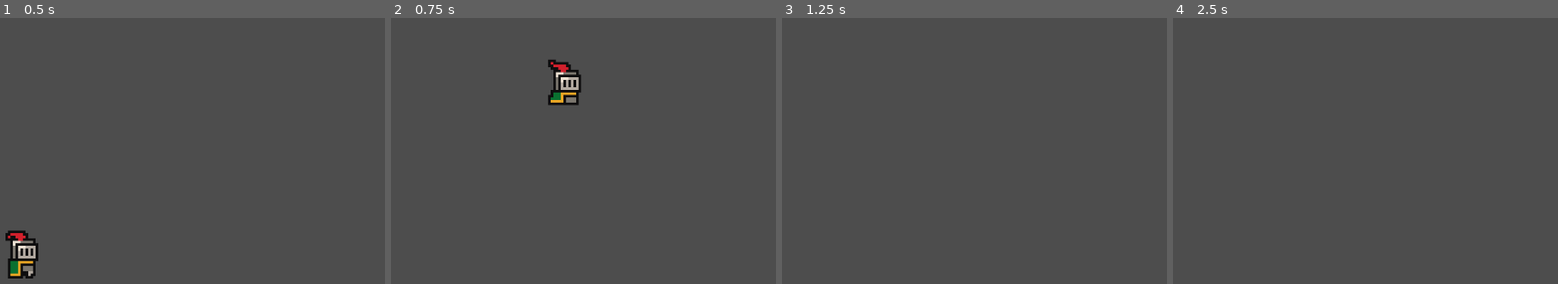
Above: before the commit, frames 1-4 (left to right).
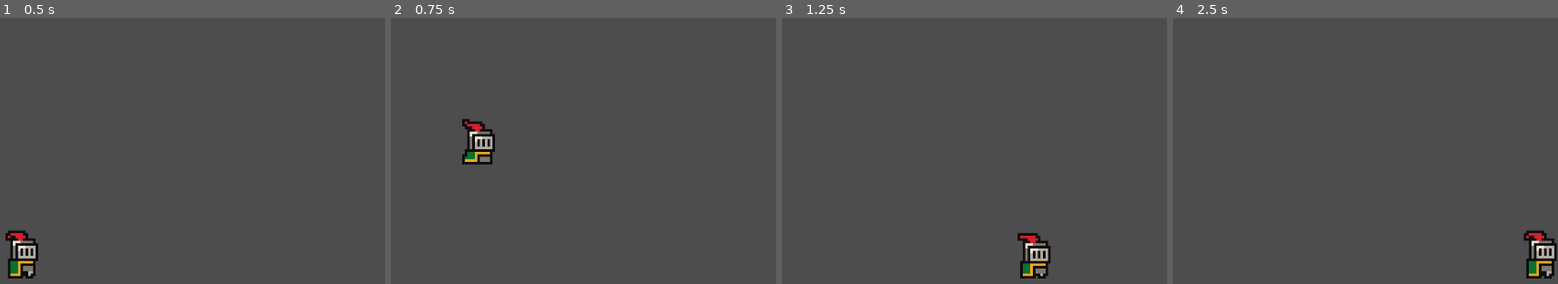
Above: after the commit, the same moments.

Repository: natanlomakin/Godot-breckeys-game-tutorial
Game: Godot game, scene res://scenes/game.tscn
The game is run twice, just before and just after one commit, with the same random seed, the same clock (stepped at 60 frames per second) and the same inputs.
Inputs:
- Up to frame 1 (0.5 s): no input
- Up to frame 2 (0.75 s): tap Enter (ui_accept) at 0.5 s; hold Right (ui_right) from 0.53 s (still down)
- Up to frame 3 (1.25 s): keep holding Right (ui_right); tap Enter (ui_accept) at 0.77 s
- Up to frame 4 (2.5 s): tap Enter (ui_accept) at 1.52, 2 s; release Right (ui_right) at 2.03 s; hold Left (ui_left) from 2.03 s (still down)

Frame 1 is identical in both runs. In frame 2, 2.3% of the frame differs, in the area x 18-50%, y 15-56%; in frame 3, 1.2%; in frame 4, 1.2%.

Commit message:
initial player setup

Diff:
--- a/scripts/player.gd
+++ b/scripts/player.gd
@@ -1,8 +1,8 @@
 extends CharacterBody2D
 
 
-const SPEED = 300.0
-const JUMP_VELOCITY = -400.0
+const SPEED = 130.0
+const JUMP_VELOCITY = -300.0
 
 # Get the gravity from the project settings to be synced with RigidBody nodes.
 var gravity = ProjectSettings.get_setting("physics/2d/default_gravity")
Renamed: assets/fonts/PixelOperator8-Bold.ttf -> art/fonts/PixelOperator8-Bold.ttf
Not shown, changed: art/fonts/PixelOperator8-Bold.ttf.import
Renamed: assets/fonts/PixelOperator8.ttf -> art/fonts/PixelOperator8.ttf
Not shown, changed: art/fonts/PixelOperator8.ttf.import
Not shown, added: art/music/time_for_adventure.mp3.import
Not shown, changed: art/sounds/coin.wav.import
Not shown, changed: art/sounds/explosion.wav.import
Not shown, changed: art/sounds/hurt.wav.import
Not shown, changed: art/sounds/jump.wav.import
Not shown, changed: art/sounds/power_up.wav.import
Not shown, changed: art/sounds/tap.wav.import
Renamed: assets/sprites/coin.png -> art/sprites/coin.png
(and 22 more such lines)
